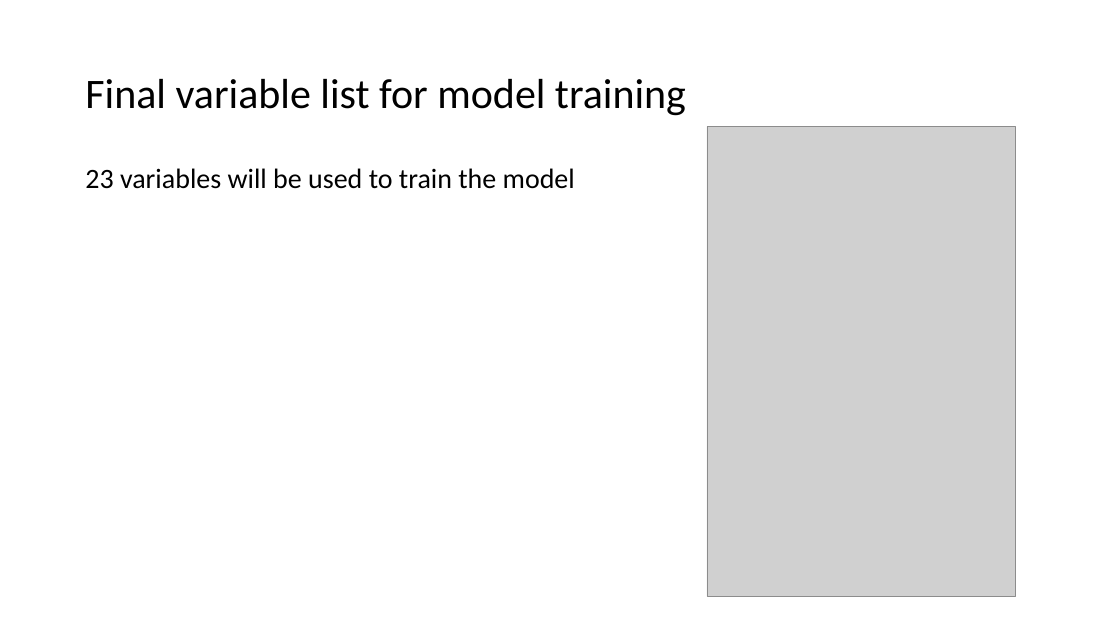
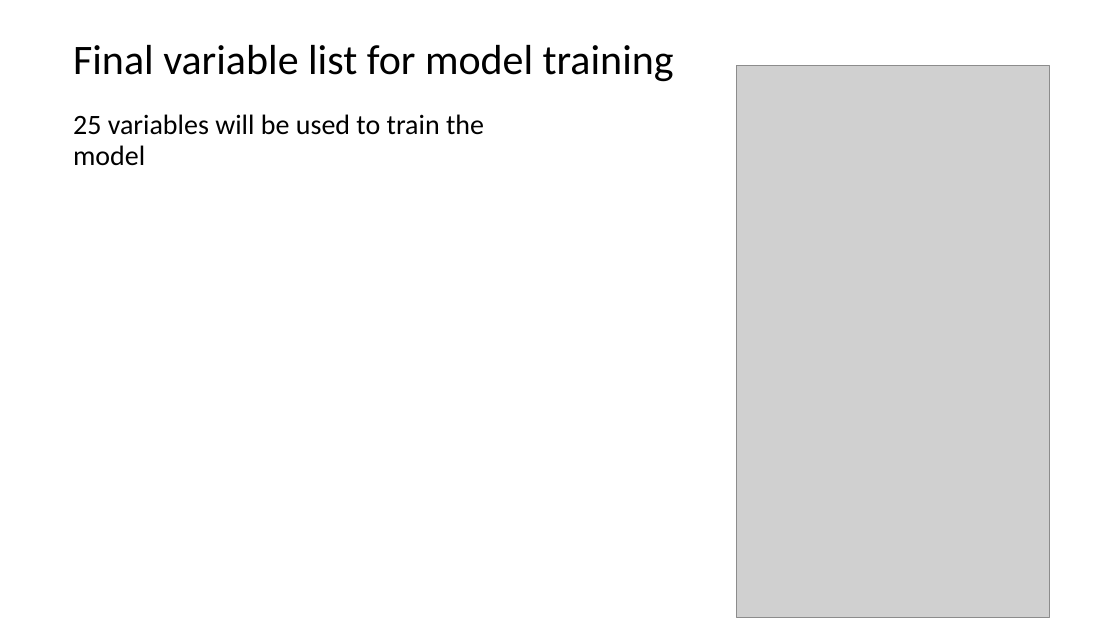
Before and after one commit to matthewjones-perth/givemesomecredit, a slide deck: slide 29 of Paidy Dataset Exercise.pptm (slide 28 before the commit). Drawn at 1120x630 pixels with LibreOffice and Linux fonts; fonts in the diff are those of the drawing; grey boxes stand for pictures. Boxes give left, top, right and bottom in pixels: in the first picture for what was removed or moved away, otherwise in the second. Text is boxed around its words. In the diff, an @@ line names an element or a change of style, - is before the commit and + after.

```diff
--- a/Paidy Dataset Exercise.pptm
+++ b/Paidy Dataset Exercise.pptm
@@ title "Final variable list for model ..." moved from (x1=85, y1=79, x2=686, y2=116) to (x1=73, y1=45, x2=674, y2=82) @@
@@ picture resized from (x1=707, y1=127, x2=1016, y2=597) to (x1=737, y1=65, x2=1049, y2=617) @@
@@ text at (x1=73, y1=114, x2=484, y2=166): text changed @@
-23 variables will be used to train the model
+25 variables will be used to train the model
```
Also in this commit, not shown: 16 other slides changed, 2 slides added, 1 slide removed, 2 other files.
